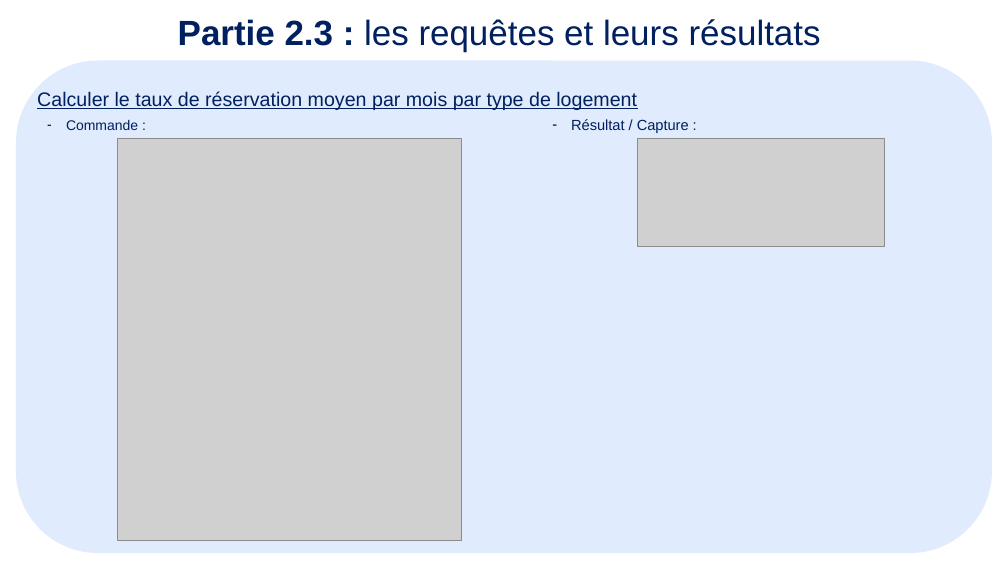
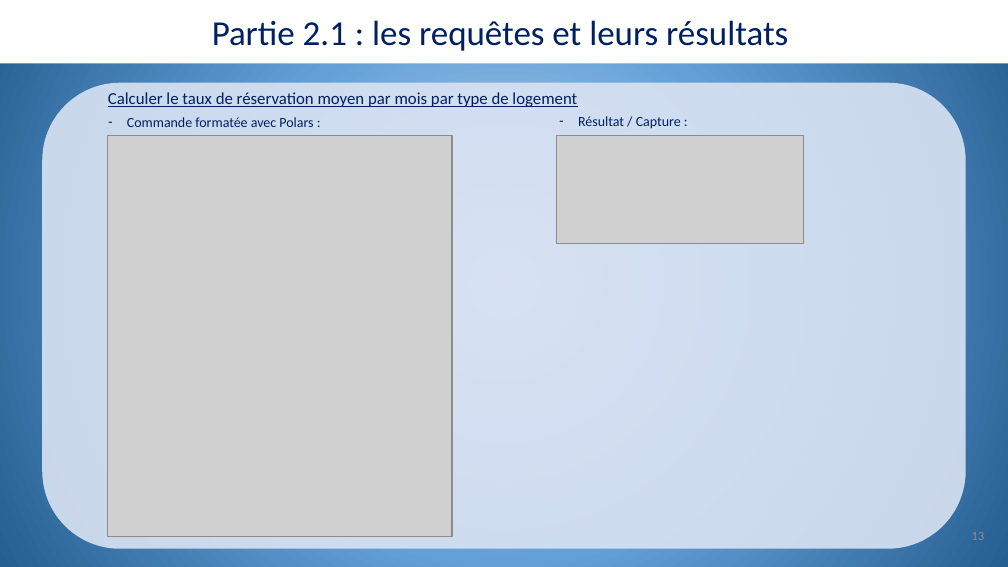
Before and after one commit to merais/formation, a slide deck: slide 13 of P7_Concevez_et_analysez_une_base_de_donnees_nosql_aymeric_bailleul/_projets/ABAI_P7_01_presentation_20251104.pptx. Drawn at 1008x567 pixels with LibreOffice and Linux fonts; fonts in the diff are those of the drawing; grey boxes stand for pictures. Boxes give left, top, right and bottom in pixels: in the first picture for what was removed or moved away, otherwise in the second. Text is boxed around its words. In the diff, an @@ line names an element or a change of style, - is before the commit and + after.

Commit message:
feat(P7): Ajout analyses MongoDB avec Polars et dashboard Power BI
- Ajout fonction identifier_quartiers_plus_fort_taux_reservation_par_mois
- Correction fonction calculer_densite_logements_par_quartier (replace_strict)
- Configuration affichage complet des tableaux Polars
- Ajout dashboard Power BI avec visualisations

```diff
--- a/P7_Concevez_et_analysez_une_base_de_donnees_nosql_aymeric_bailleul/_projets/ABAI_P7_01_presentation_20251104.pptx
+++ b/P7_Concevez_et_analysez_une_base_de_donnees_nosql_aymeric_bailleul/_projets/ABAI_P7_01_presentation_20251104.pptx
@@ background #FFFFFF to gradient #BDD7EE to #63A0D7 to #255E91 @@
@@ title "Partie 2.1 : les requêtes ...": place and size @@
-title "Partie 2.1 : les requêtes ..." at (178,19,821,52)
+title "Partie 2.1 : les requêtes ..." at (0,0,1008,64)
@@ title "Partie 2.1 : les requêtes ..." at (0,0,1008,64): vertical alignment top to middle; fill none to #FFFFFF @@
@@ title at (212,20,788,51): text changed; font Arial to Calibri @@
-Partie 2.3 : les requêtes et leurs résultats
+Partie 2.1 : les requêtes et leurs résultats
@@ rounded rectangle: place and size @@
-rounded rectangle at (16,60,992,553)
+rounded rectangle at (42,83,966,548)
@@ rounded rectangle at (42,83,966,548): fill #D9E7FD at 80% opacity to #DAE3F3 at 90% opacity @@
@@ text "Calculer le taux de réservation ...": place and size @@
-text "Calculer le taux de réservation ..." at (37,91,637,110)
+text "Calculer le taux de réservation ..." at (108,92,577,107)
@@ text "Calculer le taux de réservation ..." at (108,92,577,107): size 14 to 12 pt, font Arial to Calibri @@
@@ text at (127,117,313,127): text changed; font Arial to Calibri @@
-– Commande :
+– Commande formatée avec Polars :
@@ text "Résultat / Capture :": place and size @@
-text "Résultat / Capture :" at (571,119,689,133)
+text "Résultat / Capture :" at (578,116,681,129)
@@ text "Résultat / Capture :" at (578,116,681,129): size 10.5 to 10 pt, font Arial to Calibri @@
@@ picture: place and size @@
-picture at (118,138,462,540)
+picture at (108,135,452,537)
@@ picture: place and size @@
-picture at (638,138,885,246)
+picture at (556,135,803,243)
@@ page number added at (972,532,985,540), 9 pt, text #8C8C8C @@
+13
```
Also in this commit, not shown: 13 other slides changed, 5 slides added, 1 slide removed, 2 other files.
